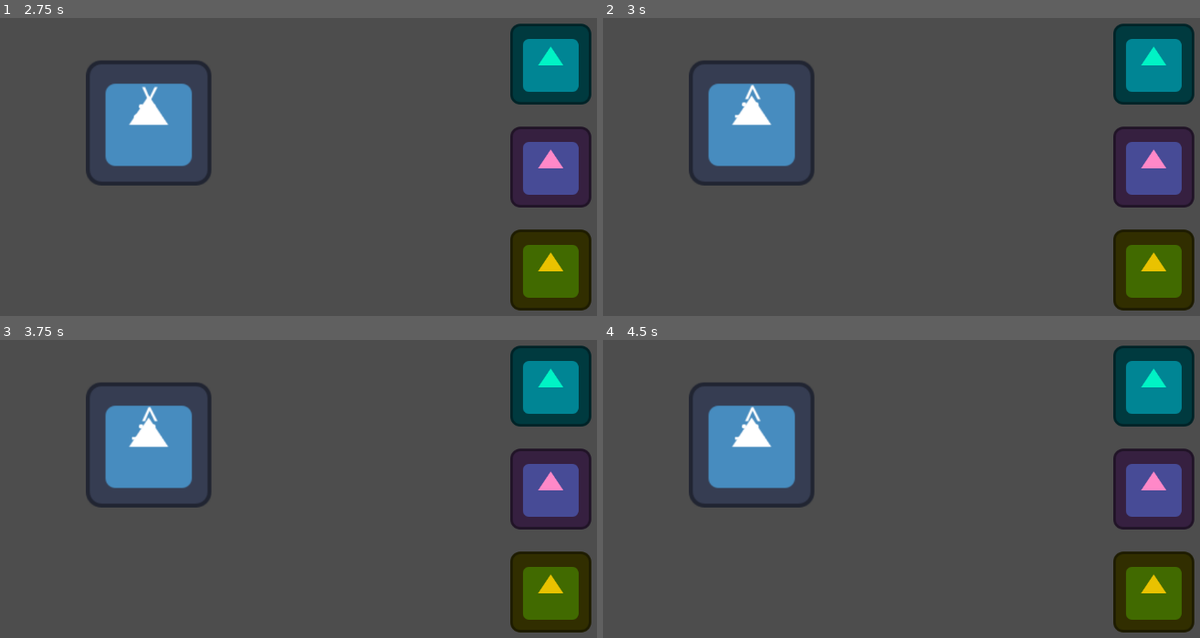
Above: before the commit, frames 1-4 (two rows, left to right).
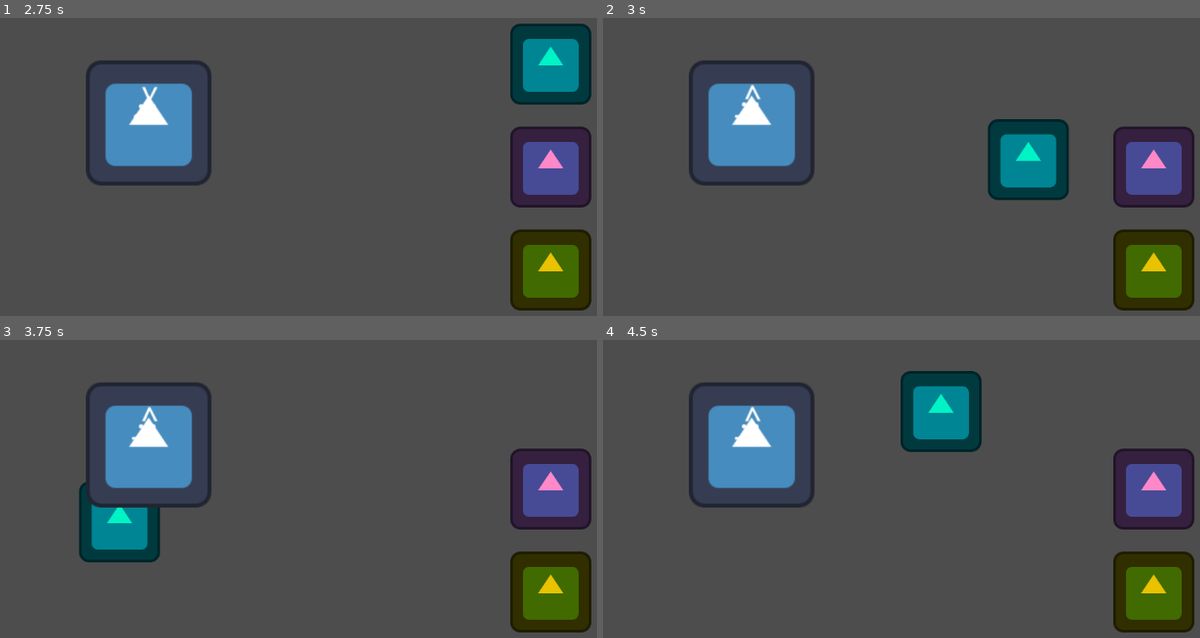
Above: after the commit, the same moments.

Repository: BlustrawberRi/Joshkagochi
Game: Godot game, scene res://Scenes/debug_ri.tscn
Two runs of this game, one before a commit and one after it. Both use one fixed random seed, a clock stepped at 60 frames per second and the inputs below. The project has no main scene, so this scene is started directly. The engine's default icon, where the game draws it, is replaced by a stand-in: a white triangle on a blue panel in a dark square.
Inputs (mouse positions are in pixels of both pictures, inside the frame that each line leads up to):
- Up to frame 1 (2.75 s): click (549, 65) at 0.52 s; click (549, 65) at 1.27 s; click (549, 65) at 2.02 s
- Up to frame 2 (3 s): tap Enter at 2.75 s; move the mouse to (1026, 158) at 2.77 s
- Up to frame 3 (3.75 s): tap Space at 3.5 s; move the mouse to (119, 521) at 3.52 s
- Up to frame 4 (4.5 s): tap Enter at 4.25 s; move the mouse to (943, 411) at 4.27 s

Frame 1 is identical in both runs. In frame 2, 7.3% of the frame differs, in the area x 64-100%, y 1-62%; in frame 3, 6.3%; in frame 4, 7.3%, in the area x 49-100%, y 1-38%.

Commit message:
Add item drag n drop.

Diff:
--- a/Scenes/debug_ri.tscn
+++ b/Scenes/debug_ri.tscn
@@ -5,22 +5,6 @@
 [ext_resource type="Script" uid="uid://btdaqrlwkhsmk" path="res://Scripts/worm_fsm.gd" id="2_b1ldt"]
 [ext_resource type="PackedScene" uid="uid://bn4y6kx1uy3of" path="res://Scenes/hunger_remedy.tscn" id="2_pl56k"]
 [ext_resource type="PackedScene" uid="uid://c0m7qnbcww5rm" path="res://Scenes/sleep_remedy.tscn" id="3_6xvl5"]
-
-[sub_resource type="Animation" id="Animation_k2807"]
-resource_name = "chilling"
-loop_mode = 1
-tracks/0/type = "value"
-tracks/0/imported = false
-tracks/0/enabled = true
-tracks/0/path = NodePath(".:scale")
-tracks/0/interp = 2
-tracks/0/loop_wrap = true
-tracks/0/keys = {
-"times": PackedFloat32Array(0, 0.5, 1),
-"transitions": PackedFloat32Array(1, 1.1487, 1),
-"update": 0,
-"values": [Vector2(1, 1), Vector2(1, 0.9), Vector2(1, 1)]
-}
 
 [sub_resource type="Animation" id="Animation_b1ldt"]
 length = 0.001
@@ -78,6 +62,22 @@
 "values": [Vector2(392, 234), Vector2(387, 234), Vector2(392, 234), Vector2(397, 234), Vector2(392, 234)]
 }
 
+[sub_resource type="Animation" id="Animation_k2807"]
+resource_name = "chilling"
+loop_mode = 1
+tracks/0/type = "value"
+tracks/0/imported = false
+tracks/0/enabled = true
+tracks/0/path = NodePath(".:scale")
+tracks/0/interp = 2
+tracks/0/loop_wrap = true
+tracks/0/keys = {
+"times": PackedFloat32Array(0, 0.5, 1),
+"transitions": PackedFloat32Array(1, 1.1487, 1),
+"update": 0,
+"values": [Vector2(1, 1), Vector2(1, 0.9), Vector2(1, 1)]
+}
+
 [sub_resource type="AnimationLibrary" id="AnimationLibrary_qqy2t"]
 _data = {
 &"RESET": SubResource("Animation_b1ldt"),
--- a/Scenes/item_Base.tscn
+++ b/Scenes/item_Base.tscn
@@ -18,4 +18,6 @@
 offset_bottom = 39.0
 texture_normal = ExtResource("1_cig5q")
 
+[connection signal="button_down" from="Button" to="." method="_on_button_down"]
+[connection signal="button_up" from="Button" to="." method="_on_button_up"]
 [connection signal="pressed" from="Button" to="." method="_on_button_pressed"]
--- a/Scripts/item.gd
+++ b/Scripts/item.gd
@@ -4,9 +4,28 @@
 @export var stat: StatsManager.stats
 @export_range(-20,0, 1.0) var difference: float = -10
 
+var _is_pressed : bool
+var _mouse_pos_offset : Vector2
 
+func _process(_delta):
+	if _is_pressed:
+		_drag()
 
 func _on_button_pressed():
 	StatsManager.update_stat(stat, difference)#StatsManager.stats_dict.get(stat) + difference)
+	# i am unsure if you meant to write this but it didn't make much sense to me to already calculate the value here, when the function also does that
+
 
 	pass # Replace with function body.
+
+func _on_button_down():
+	_is_pressed = true
+	print("pressed.")
+	_mouse_pos_offset = position - get_viewport().get_mouse_position()
+
+func _on_button_up():
+	_is_pressed = false
+
+func _drag():
+	var new_position = get_viewport().get_mouse_position() + _mouse_pos_offset
+	position = new_position
--- a/Scripts/worm_fsm.gd
+++ b/Scripts/worm_fsm.gd
@@ -4,30 +4,13 @@
 enum Mood{good,meh,bad}
 enum Shape{chill, active}
 
-@export var mood : Mood:
-	set(new_mood):
-		if mood == new_mood: return
-		mood = new_mood
-
-		if not is_node_ready():
-			await ready
-		update_face()
+@export var mood : Mood
 
 @export var shape:Shape
 
 func _ready():
 	calculate_mood()
-	StatsManager.stat_change.connect(on_stat_changed)
-
-func update_face():
-	var face : Label = get_node("Face")
-	match mood:
-		Mood.good:
-			face.text = ":)"
-		Mood.meh:
-			face.text = "<:|"
-		Mood.bad:
-			face.text = ">:("
+	StatsManager.stat_change.connect(_on_stat_changed)
 
 func calculate_mood():
 	var total_stimulation = 0
@@ -44,5 +27,17 @@
 	else:
 		mood = Mood.good
 
-func on_stat_changed(_stat, _value):
+	update_face()
+
+func update_face():
+	var face : Label = get_node("Face")
+	match mood:
+		Mood.good:
+			face.text = ":)"
+		Mood.meh:
+			face.text = "<:|"
+		Mood.bad:
+			face.text = ">:("
+
+func _on_stat_changed(_stat, _value):
 	calculate_mood()
